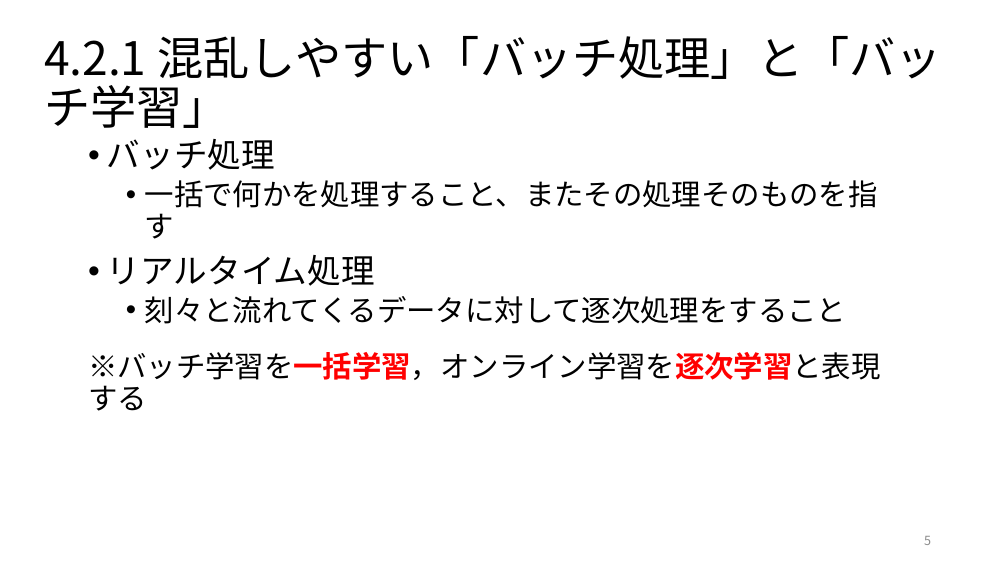
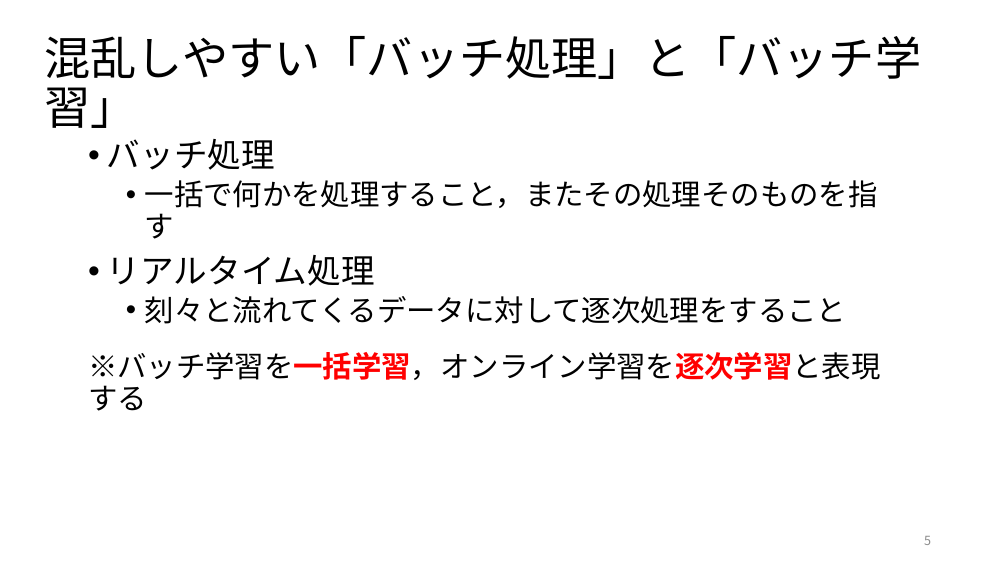
Before and after one commit to ryosuke-ku/Rinko, a slide deck: slide 5 of 仕事ではじめる機械学習第4章.pptx. Drawn at 1008x567 pixels with LibreOffice and Linux fonts; fonts in the diff are those of the drawing. Boxes give left, top, right and bottom in pixels: in the first picture for what was removed or moved away, otherwise in the second. Text is boxed around its words. In the diff, an @@ line names an element or a change of style, - is before the commit and + after.

```diff
--- a/仕事ではじめる機械学習第4章.pptx
+++ b/仕事ではじめる機械学習第4章.pptx
@@ title at bbox=[44, 36, 921, 128]: text changed @@
-4.2.1 混乱しやすい「バッチ処理」と「バッチ学習」
+混乱しやすい「バッチ処理」と「バッチ学習」
@@ text at bbox=[145, 180, 878, 239]: text changed @@
-  • 一括で何かを処理すること、またその処理そのものを指す
+  • 一括で何かを処理すること，またその処理そのものを指す
```
Also in this commit, not shown: 20 other slides changed, 3 other files.
